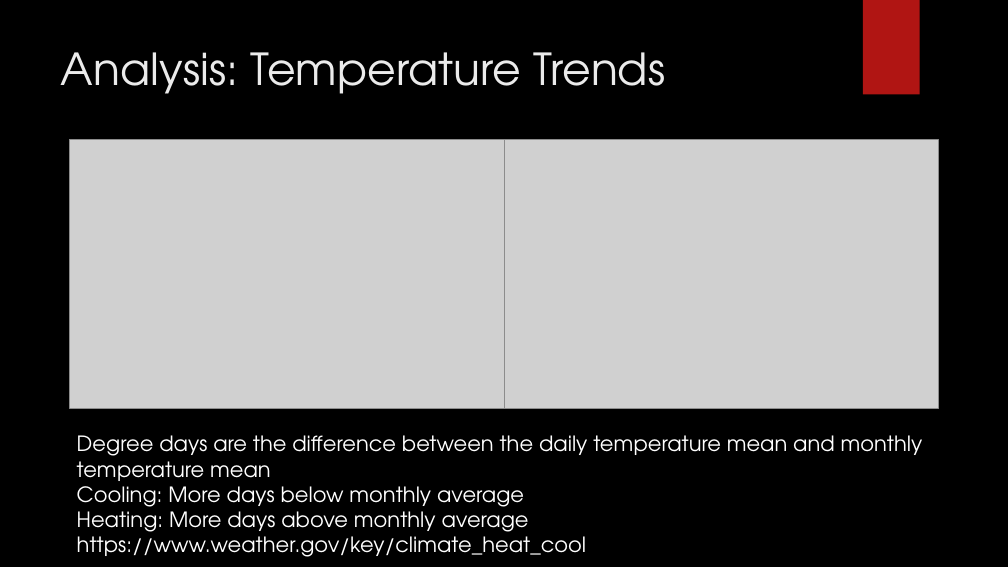
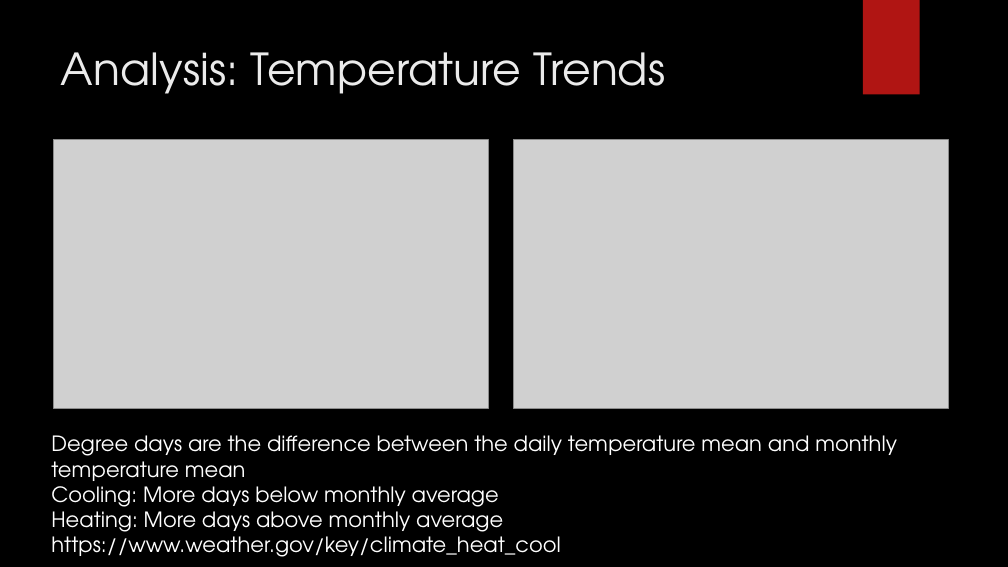
Before and after one commit to corbinmgraham/Climate-Analysis, a slide deck: slide 11 of DS202-FinalPresentation.pptx. Drawn at 1008x567 pixels with LibreOffice and Linux fonts; fonts in the diff are those of the drawing; grey boxes stand for pictures; background and template pictures are left out. Boxes give left, top, right and bottom in pixels: in the first picture for what was removed or moved away, otherwise in the second. Text is boxed around its words. In the diff, an @@ line names an element or a change of style, - is before the commit and + after.

```diff
--- a/DS202-FinalPresentation.pptx
+++ b/DS202-FinalPresentation.pptx
@@ picture: place and size @@
-picture at (70,140,504,408)
+picture at (54,140,488,408)
@@ picture: place and size @@
-picture at (504,140,939,408)
+picture at (513,140,948,408)
@@ text "Degree days are the difference ...": place and size @@
-text "Degree days are the difference ..." at (77,435,923,557)
+text "Degree days are the difference ..." at (51,435,897,557)
```
Also in this commit, not shown: 9 other slides changed, 1 other file.
